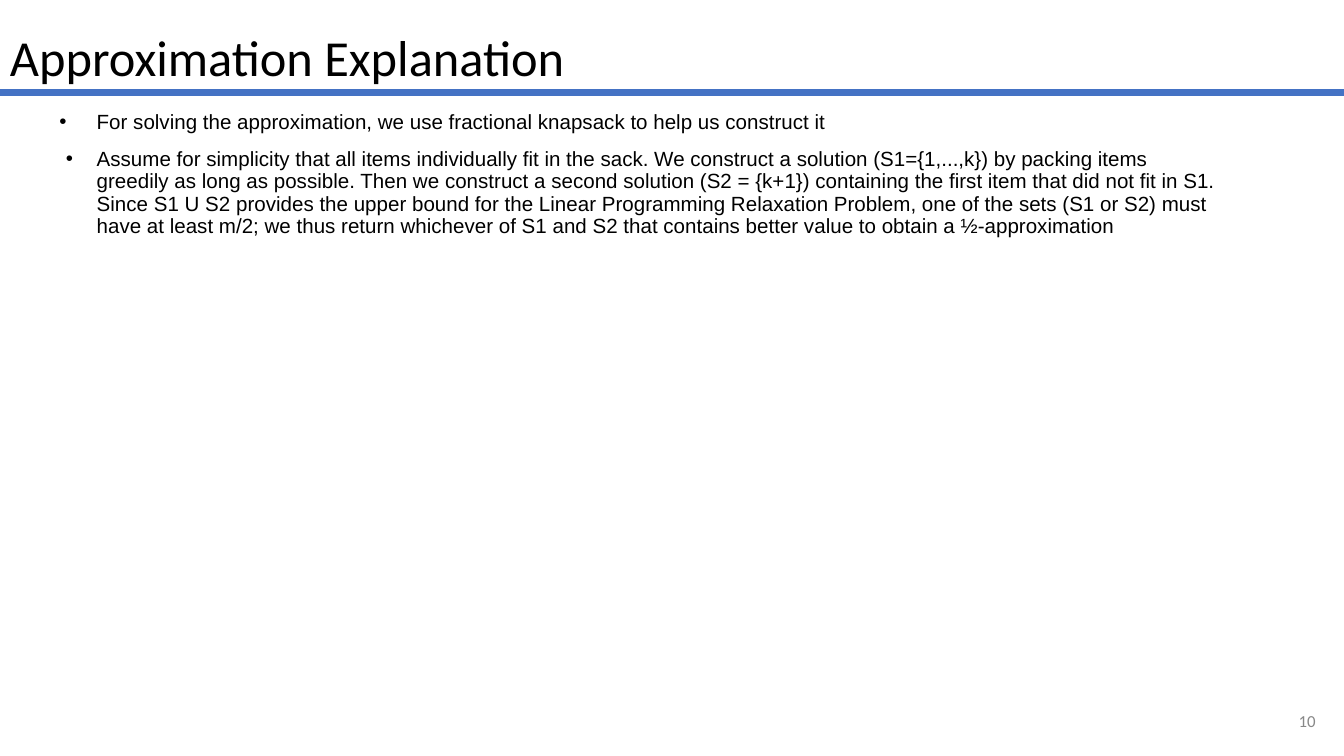
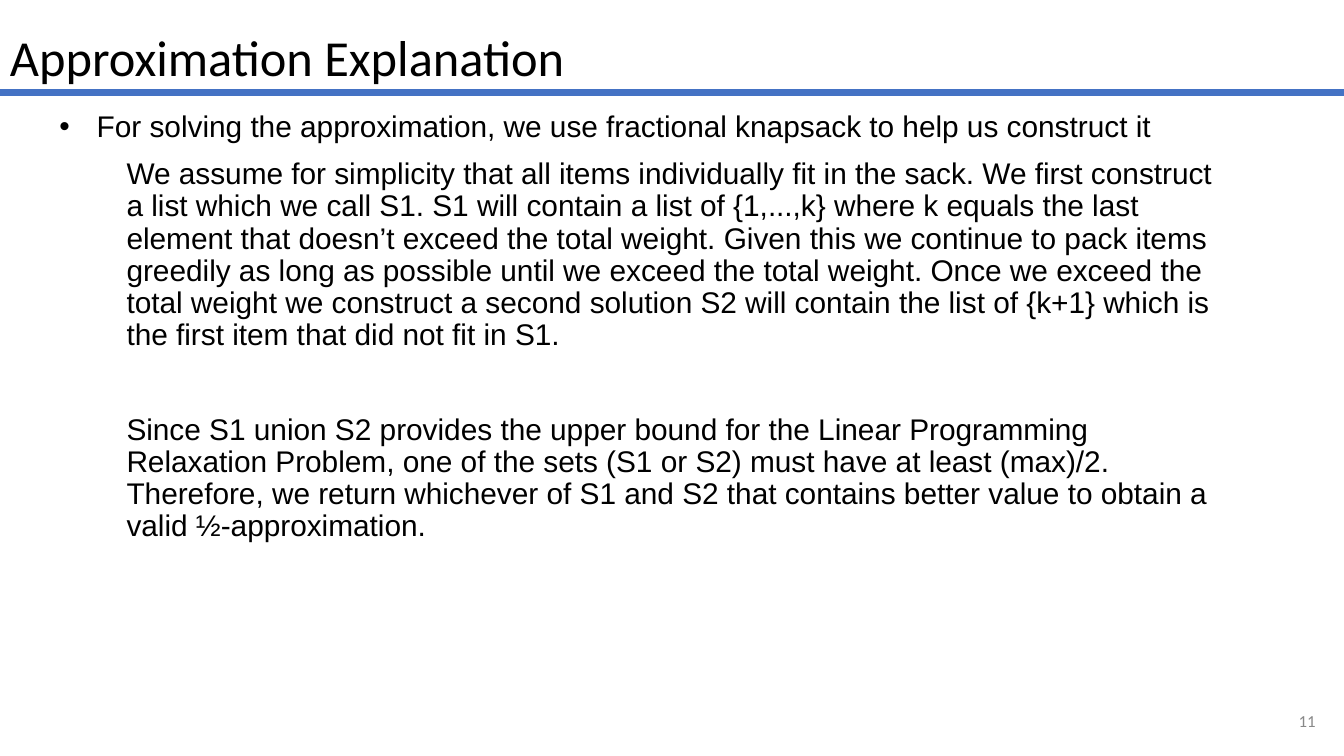
Before and after one commit to woodmatm/NP-Project, a slide deck: slide 11 of NP-Complete Max Knapsack.pptx (slide 10 before the commit). Drawn at 1344x756 pixels with LibreOffice and Linux fonts; fonts in the diff are those of the drawing. Boxes give left, top, right and bottom in pixels: in the first picture for what was removed or moved away, otherwise in the second. Text is boxed around its words. In the diff, an @@ line names an element or a change of style, - is before the commit and + after.

Commit message:
V2_NP-Complete Max Knapsack.pptx

```diff
--- a/NP-Complete Max Knapsack.pptx
+++ b/NP-Complete Max Knapsack.pptx
@@ text at [97,115,1151,143]: size 11 to 16 pt in "For solving the approximation, we use fractional ..."; indent changed @@
@@ text at [127,162,1212,542]: text changed; size 11 to 16 pt @@
-• Assume for simplicity that all items individually fit in the sack. We construct a solution (S1={1,...,k}) by packing items greedily as long as possible. Then we construct a second solution (S2 = {k+1}) containing the first item that did not fit in S1. Since S1 U S2 provides the upper bound for the Linear Programming Relaxation Problem, one of the sets (S1 or S2) must have at least m/2; we thus return whichever of S1 and S2 that contains better value to obtain a ½-approximation
+We assume for simplicity that all items individually fit in the sack. We first construct a list which we call S1. S1 will contain a list of {1,...,k} where k equals the last element that doesn’t exceed the total weight. Given this we continue to pack items greedily as long as possible until we exceed the total weight. Once we exceed the total weight we construct a second solution S2 will contain the list of {k+1} which is the first item that did not fit in S1.
+Since S1 union S2 provides the upper bound for the Linear Programming Relaxation Problem, one of the sets (S1 or S2) must have at least (max)/2. Therefore, we return whichever of S1 and S2 that contains better value to obtain a valid ½-approximation.
@@ page number at [1299,716,1316,727]: text changed @@
-10
+11
```
Also in this commit, not shown: 4 other slides changed, 1 slide added.
